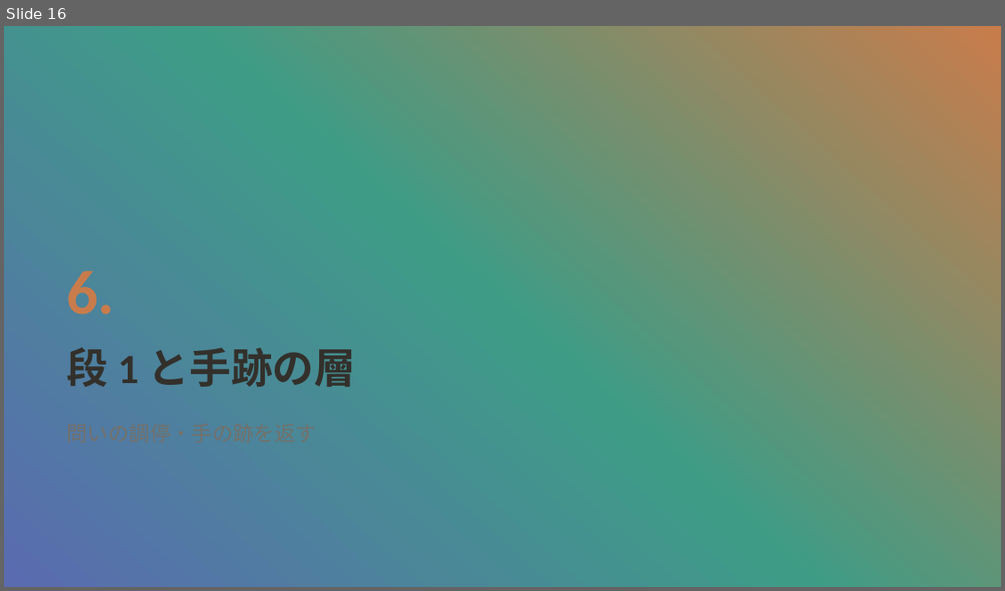
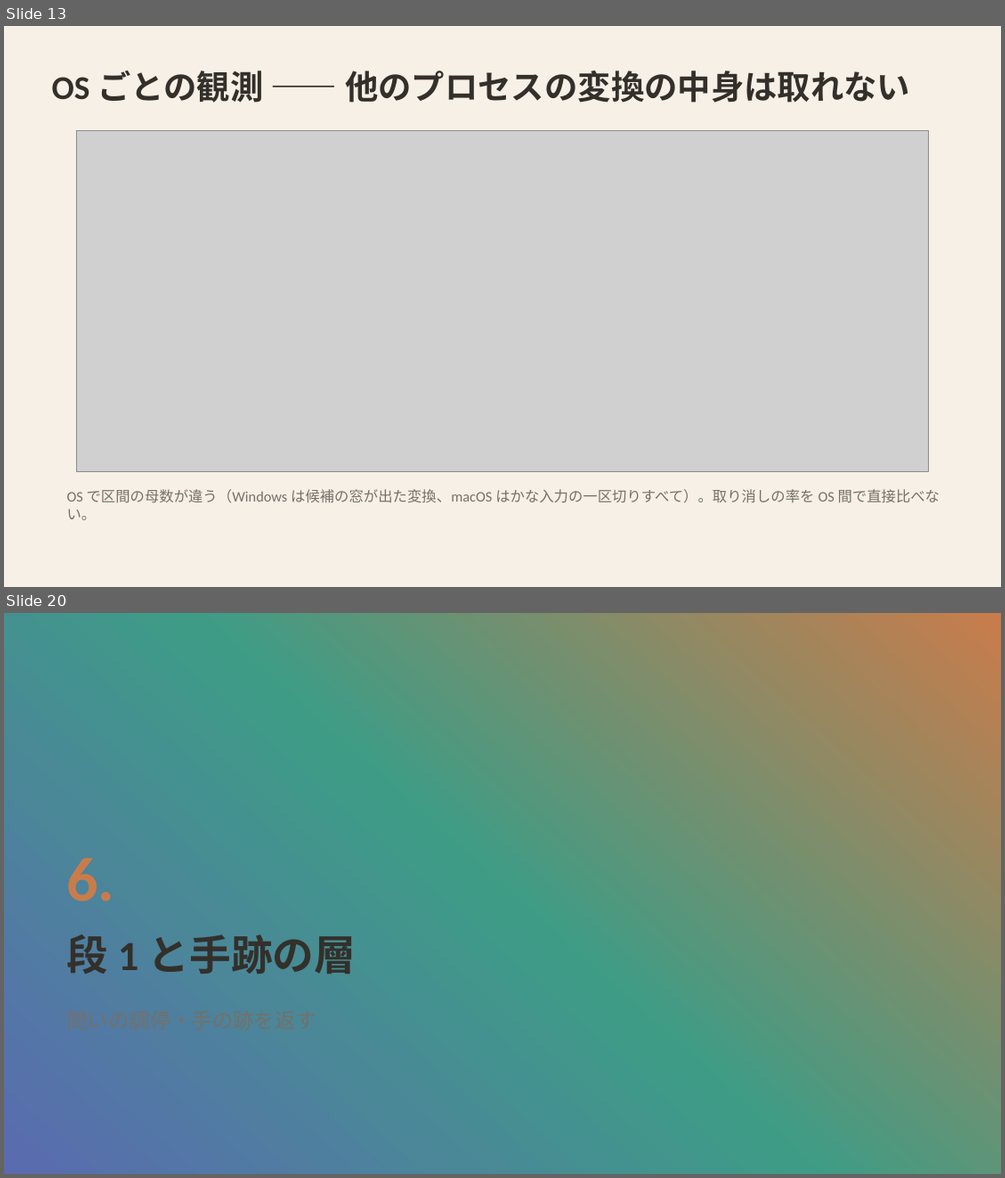
Before and after one commit to mikotomiura/GSE-prototype, a slide deck: docs/slides/project-overview/GSE_project_tech.pptx. Shown one above the other, each under a label of ours: slide 16 before the commit, slides 13 and 20 after it; the slides between them are not shown. The pictures are 1005x591 and 1005x1178 pixels, drawn with LibreOffice and Linux fonts; fonts in the diff are those of the drawing; grey boxes stand for pictures; background and template pictures are left out. Boxes give left, top, right and bottom in pixels: in the first picture for what was removed or moved away, otherwise in the second. Text is boxed around its words. In the diff, an @@ line names an element or a change of style, - is before the commit and + after.

```diff
--- a/docs/slides/project-overview/GSE_project_tech.pptx
+++ b/docs/slides/project-overview/GSE_project_tech.pptx
@@ slide 13 added at bbox=[4, 26, 1001, 587], background #F7F0E6 @@
@@ text added at bbox=[52, 70, 910, 103], 32 pt, text #33302B, bold @@
+OS ごとの観測 —— 他のプロセスの変換の中身は取れない
@@ picture added at bbox=[77, 131, 929, 472] @@
@@ text added at bbox=[67, 489, 939, 520], 14 pt, text #74706A @@
+OS で区間の母数が違う（Windows は候補の窓が出た変換、macOS はかな入力の一区切りすべて）。取り消しの率を OS 間で直接比べない。
@@ what was slide 16 is now slide 20 @@
```
Also in this commit, not shown: 12 slides changed, 9 other slides added, 3 slides removed, 20 other files.
